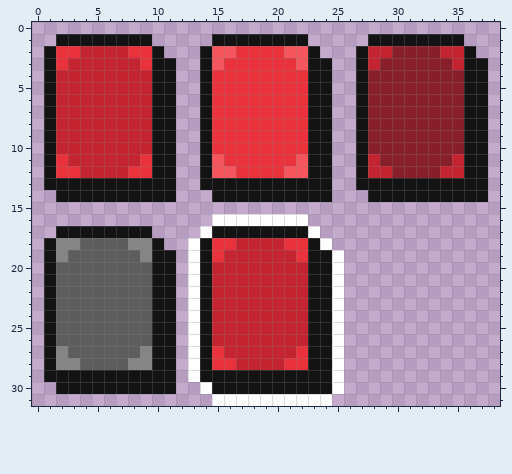
Pixel-art file, stored at resources/sprites/GUI/icons/other_icons/discard_deck_button.aseprite. That is the earlier state.
39x32 pixels, 1 frame.
The result:
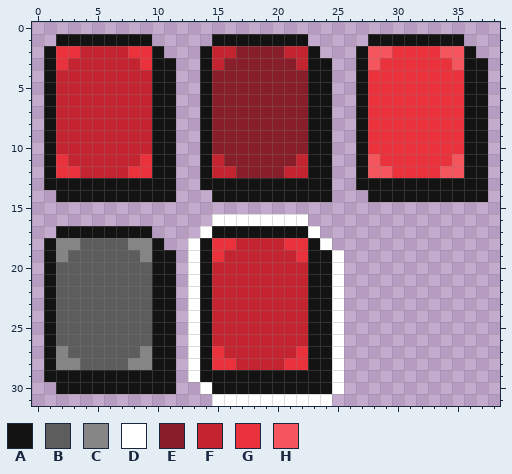
Palette (. is transparent): A #131313  B #5d5d5d  C #858585  D #ffffff  E #891e2b  F #c42430  G #ea323c  H #f5555d
The author wrote: update discard pile icon
From old to new:
@@ x 13..37 @@
  1 ..AAAAAAAA.....AAAAAAAA..
- 2 .AHHGGGGHHA...AFFEEEEFFA.
- 3 .AHGGGGGGHAA..AFEEEEEEFAA
- 4 .AGGGGGGGGAA..AEEEEEEEEAA
- 5 .AGGGGGGGGAA..AEEEEEEEEAA
- 6 .AGGGGGGGGAA..AEEEEEEEEAA
- 7 .AGGGGGGGGAA..AEEEEEEEEAA
- 8 .AGGGGGGGGAA..AEEEEEEEEAA
- 9 .AGGGGGGGGAA..AEEEEEEEEAA
-10 .AGGGGGGGGAA..AEEEEEEEEAA
-11 .AHGGGGGGHAA..AFEEEEEEFAA
-12 .AHHGGGGHHAA..AFFEEEEFFAA
+ 2 .AFFEEEEFFA...AHHGGGGHHA.
+ 3 .AFEEEEEEFAA..AHGGGGGGHAA
+ 4 .AEEEEEEEEAA..AGGGGGGGGAA
+ 5 .AEEEEEEEEAA..AGGGGGGGGAA
+ 6 .AEEEEEEEEAA..AGGGGGGGGAA
+ 7 .AEEEEEEEEAA..AGGGGGGGGAA
+ 8 .AEEEEEEEEAA..AGGGGGGGGAA
+ 9 .AEEEEEEEEAA..AGGGGGGGGAA
+10 .AEEEEEEEEAA..AGGGGGGGGAA
+11 .AFEEEEEEFAA..AHGGGGGGHAA
+12 .AFFEEEEFFAA..AHHGGGGHHAA
 13 .AAAAAAAAAAA..AAAAAAAAAAA
Changed places in both pictures, as pixel boxes (x1, y1, x2, y2):
changed: (212, 46, 308, 178)
changed: (368, 46, 464, 178)
